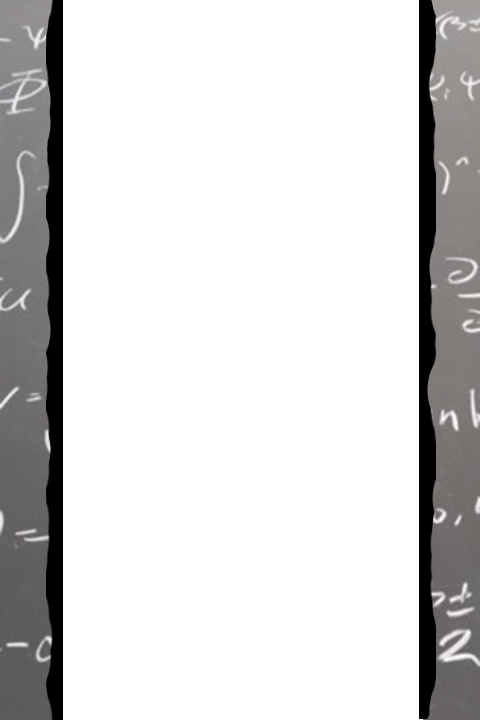
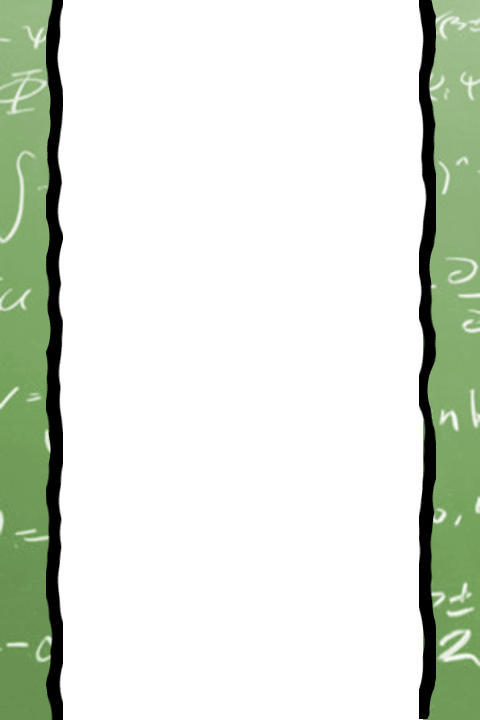
Layers edited between the first and the second 480x720 image:
painted on "Nuovo livello - copia" over 419, 6, 427, 690
painted on "Nuovo livello" over 57, 4, 63, 704
painted on "Livello incollato" over 0, 0, 480, 720
